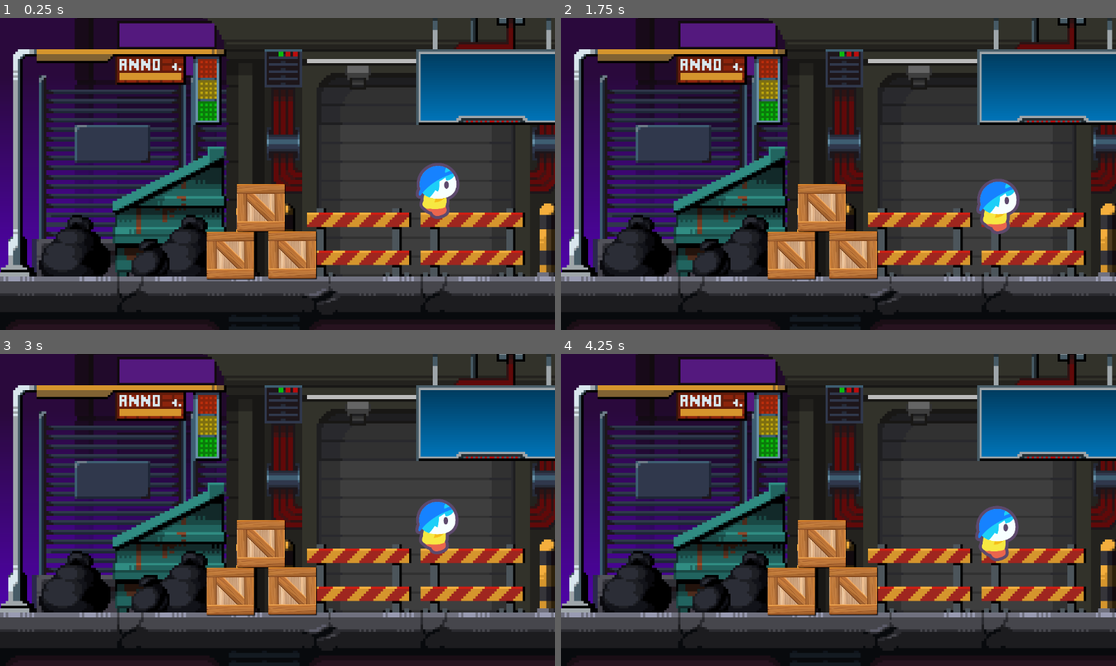
Above: before the commit, frames 1-4 (two rows, left to right).
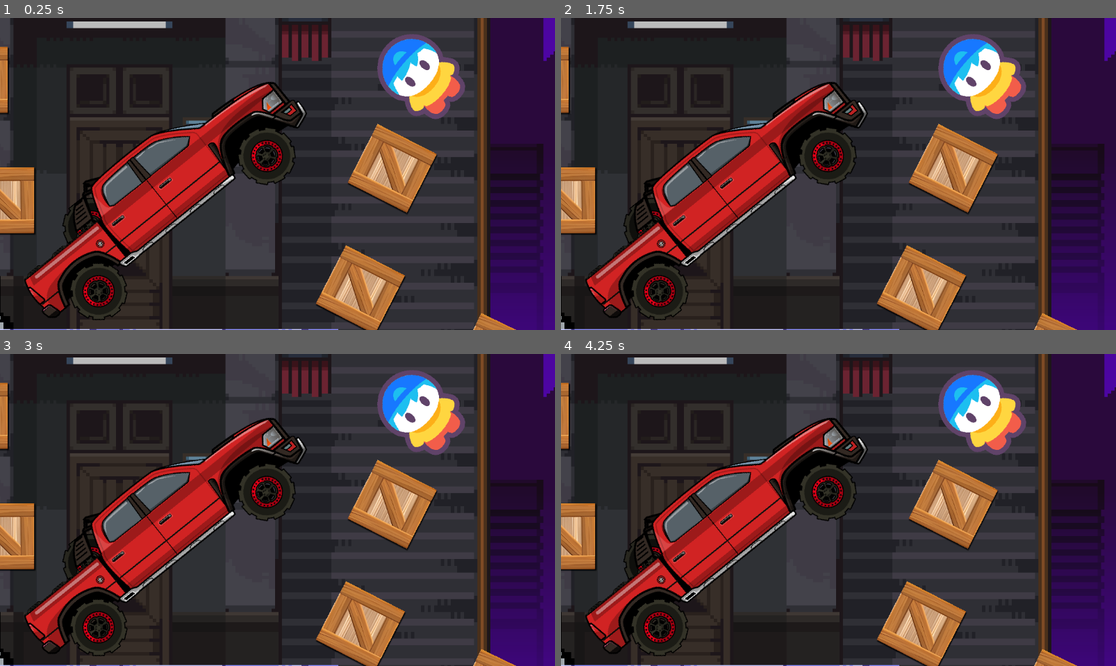
Above: after the commit, the same moments.

Repository: Divya-Darshan/GMEL
Game: Godot game, scene res://levels/menu.tscn
Two runs of this game, one before a commit and one after it. Both use one fixed random seed, a clock stepped at 60 frames per second and the inputs below. Before the commit the project starts from res://world.tscn.
Inputs:
- Up to frame 1 (0.25 s): no input
- Up to frame 2 (1.75 s): tap Enter (enter) at 0.5, 1.55 s; tap A (a) at 0.6 s; tap Space (jump) at 0.77, 1.07, 1.52 s; tap D (d) at 0.8, 1.35 s
- Up to frame 3 (3 s): tap Space (jump) at 1.82, 2.3, 2.85 s; hold Enter (enter) 2.03-2.78 s
- Up to frame 4 (4.25 s): tap Space (jump) at 3.02, 3.32, 3.77, 4.07 s; tap A (a) at 3.05, 3.6 s; tap D (d) at 3.8 s

The runs differ from the first frame. In frame 1, 75% of the frame differs, in the area x 0-100%, y 0-100%; in frame 2, 75%; in frame 3, 75%; in frame 4, 75%.

Commit message:
game done play test #1

Diff:
--- a/levels/level4.tscn
+++ b/levels/level4.tscn
@@ -218,7 +218,7 @@
 scale = Vector2(0.625, 0.625)
 
 [node name="box30" parent="." unique_id=127921794 instance=ExtResource("2_1jw75")]
-position = Vector2(3383.9998, 540)
+position = Vector2(3426.0002, 562)
 rotation = 0.0023366904
 scale = Vector2(0.625, 0.625)
 
--- /dev/null
+++ b/levels/menu.tscn
@@ -0,0 +1,189 @@
+[gd_scene format=3 uid="uid://cptsuehqrv3pn"]
+
+[ext_resource type="Texture2D" uid="uid://coahgarjvtnno" path="res://map/Social/MockUp-01.png" id="1_bvm7p"]
+[ext_resource type="PackedScene" uid="uid://cgoxenu3igl6p" path="res://ui/box/box.tscn" id="2_2fskk"]
+[ext_resource type="Texture2D" uid="uid://ba6wgwxasncml" path="res://ui/b_1.png" id="3_2fskk"]
+[ext_resource type="Texture2D" uid="uid://dobphfesplbq6" path="res://cars/Dodge Ram Rebel TRX/car-full.png" id="3_gbx6r"]
+[ext_resource type="FontFile" uid="uid://bxx18m043yqw7" path="res://Font/Web Open Font Format (.woff)/Kaph-Italic.woff" id="4_6nun2"]
+[ext_resource type="Texture2D" uid="uid://d3ykkx76kbk5i" path="res://ui/b_3.png" id="4_tbhb4"]
+[ext_resource type="Texture2D" uid="uid://dfg4plcknq4sa" path="res://char/idle-2_256.png" id="7_tbhb4"]
+
+[sub_resource type="WorldBoundaryShape2D" id="WorldBoundaryShape2D_sq0xk"]
+
+[sub_resource type="GDScript" id="GDScript_6nun2"]
+script/source = "extends TextureButton
+
+
+
+# Called when the node enters the scene tree for the first time.
+func _ready() -> void:
+	pass # Replace with function body.
+
+
+# Called every frame. 'delta' is the elapsed time since the previous frame.
+func _process(delta: float) -> void:
+	pass
+
+
+func _on_pressed() -> void:
+		get_tree().change_scene_to_file(\"res://world.tscn\")
+"
+
+[node name="menu" type="Node2D" unique_id=1854946313]
+
+[node name="Collusion" type="StaticBody2D" parent="." unique_id=1658366267]
+position = Vector2(1128.2206, -13.853027)
+scale = Vector2(1.7189797, 1.7189797)
+
+[node name="border_lerft" type="CollisionShape2D" parent="Collusion" unique_id=1896084424]
+position = Vector2(-963.72394, -32.423748)
+rotation = 1.5714304
+scale = Vector2(7.3193035, 7.3193035)
+shape = SubResource("WorldBoundaryShape2D_sq0xk")
+
+[node name="border_top" type="CollisionShape2D" parent="Collusion" unique_id=724519632]
+position = Vector2(-20.8667, -627.28735)
+rotation = -3.1322622
+scale = Vector2(7.3193035, 7.3193035)
+shape = SubResource("WorldBoundaryShape2D_sq0xk")
+
+[node name="border_bottom" type="CollisionShape2D" parent="Collusion" unique_id=443897363]
+position = Vector2(-52.327454, 632.4237)
+scale = Vector2(7.3193035, 7.3193035)
+shape = SubResource("WorldBoundaryShape2D_sq0xk")
+
+[node name="border_right" type="CollisionShape2D" parent="Collusion" unique_id=132935321]
+position = Vector2(962.1189, 19.903698)
+rotation = -1.5707964
+scale = Vector2(7.3193035, 7.3193035)
+shape = SubResource("WorldBoundaryShape2D_sq0xk")
+
+[node name="CollisionPolygon2D" type="CollisionPolygon2D" parent="Collusion" unique_id=1328738470]
+polygon = PackedVector2Array(-962.4398, 382.02246, -278.97272, 387.47992, -262.6003, 389.4061, -246.54895, 392.61636, -219.90369, 401.92615, -16.372406, 500.80255, -7.704651, 504.33386, 2.2471924, 504.33386, 19.903687, 504.97592, 961.15564, 512.3595, 961.7977, 634.99194, -965.65, 644.6228)
+
+[node name="CollisionPolygon2D3" type="CollisionPolygon2D" parent="Collusion" unique_id=419259345]
+position = Vector2(46.548954, 16.37239)
+polygon = PackedVector2Array(277.36758, -73.19423, 307.2231, -75.762436, 909.1492, -79.61476, 910.7544, 42.375595, 285.71426, 44.943817, 280.2568, 20.866776)
+one_way_collision = true
+
+[node name="MockUp01" type="Sprite2D" parent="." unique_id=1492813625]
+position = Vector2(1128.2206, -13.853027)
+scale = Vector2(1.7189797, 1.7189797)
+texture = ExtResource("1_bvm7p")
+
+[node name="Sprite2D" type="Sprite2D" parent="." unique_id=159261949]
+position = Vector2(5.220581, 652.147)
+scale = Vector2(0.5518394, 0.5518394)
+
+[node name="box4" parent="." unique_id=859864415 instance=ExtResource("2_2fskk")]
+position = Vector2(820, 301.99994)
+rotation = 0.47122544
+scale = Vector2(0.34489962, 0.34489962)
+
+[node name="box9" parent="." unique_id=627345946 instance=ExtResource("2_2fskk")]
+position = Vector2(-420, 374.00006)
+rotation = -0.0017960407
+scale = Vector2(0.34489962, 0.34489962)
+
+[node name="box6" parent="." unique_id=498315732 instance=ExtResource("2_2fskk")]
+position = Vector2(-52.000015, 117)
+scale = Vector2(0.34489962, 0.34489962)
+
+[node name="box5" parent="." unique_id=1669723729 instance=ExtResource("2_2fskk")]
+position = Vector2(2.9999847, 367)
+scale = Vector2(0.34489962, 0.34489962)
+
+[node name="box" parent="." unique_id=1589401929 instance=ExtResource("2_2fskk")]
+position = Vector2(1037.0001, 694)
+rotation = 0.45118168
+scale = Vector2(0.34489962, 0.34489962)
+
+[node name="box3" parent="." unique_id=1176833700 instance=ExtResource("2_2fskk")]
+position = Vector2(754, 554)
+rotation = 0.47592965
+scale = Vector2(0.34489962, 0.34489962)
+
+[node name="fade" type="ColorRect" parent="." unique_id=1552738385]
+visible = false
+offset_left = -4052.0
+offset_top = -4469.0
+offset_right = -4012.0
+offset_bottom = -4429.0
+scale = Vector2(245.67998, 191.03459)
+color = Color(0, 0, 0, 1)
+
+[node name="TextureButton" type="TextureButton" parent="." unique_id=1680083087]
+offset_left = 1333.0
+offset_top = 54.0
+offset_right = 2136.0
+offset_bottom = 426.0
+scale = Vector2(0.38164884, 0.38164884)
+texture_normal = ExtResource("3_2fskk")
+texture_pressed = ExtResource("4_tbhb4")
+script = SubResource("GDScript_6nun2")
+
+[node name="Label" type="Label" parent="TextureButton" unique_id=488819044]
+layout_mode = 0
+offset_left = 128.39035
+offset_top = 89.08711
+offset_right = 2056.3904
+offset_bottom = 460.0871
+theme_override_colors/font_color = Color(1, 1, 1, 1)
+theme_override_colors/font_shadow_color = Color(0, 0, 0, 1)
+theme_override_colors/font_outline_color = Color(0, 0, 0, 1)
+theme_override_constants/line_spacing = 3
+theme_override_constants/shadow_offset_x = -6
+theme_override_constants/shadow_offset_y = 1
+theme_override_constants/outline_size = 0
+theme_override_constants/shadow_outline_size = 1
+theme_override_fonts/font = ExtResource("4_6nun2")
+theme_override_font_sizes/font_size = 161
+text = "play"
+uppercase = true
+
+[node name="CarFull" type="Sprite2D" parent="." unique_id=1629767419]
+position = Vector2(337.99997, 372.99997)
+rotation = -0.67776316
+texture = ExtResource("3_gbx6r")
+
+[node name="Label2" type="Label" parent="." unique_id=869791407]
+offset_left = 1213.0
+offset_top = 328.0
+offset_right = 5418.0
+offset_bottom = 3099.0
+scale = Vector2(0.19871709, 0.19871709)
+theme_override_colors/font_color = Color(1, 1, 1, 1)
+theme_override_colors/font_shadow_color = Color(0, 0, 0, 1)
+theme_override_colors/font_outline_color = Color(0, 0, 0, 1)
+theme_override_constants/line_spacing = -8
+theme_override_constants/shadow_offset_x = 29
+theme_override_constants/shadow_offset_y = 1
+theme_override_constants/outline_size = 0
+theme_override_constants/shadow_outline_size = 1
+theme_override_fonts/font = ExtResource("4_6nun2")
+theme_override_font_sizes/font_size = 161
+text = "			Controls
+
+Player:
+A / D - Move left / right
+SPACE - Jump
+
+Car:
+ENTER - Enter / Exit car
+A / D - Drive
+SPACE - Jump
+
+note:
+Yes, the car can
+also jump :D "
+uppercase = true
+
+[node name="Idle2256" type="Sprite2D" parent="." unique_id=215711687]
+position = Vector2(872.00006, 120.00002)
+rotation = -0.85343176
+scale = Vector2(0.64120823, 0.64120823)
+texture = ExtResource("7_tbhb4")
+region_enabled = true
+region_rect = Rect2(0, 208, 256, 304)
+
+[connection signal="pressed" from="TextureButton" to="TextureButton" method="_on_pressed"]
--- a/project.godot
+++ b/project.godot
@@ -11,7 +11,7 @@
 [application]
 
 config/name="GMEL"
-run/main_scene="uid://bstqchy3h1m6o"
+run/main_scene="uid://cptsuehqrv3pn"
 config/features=PackedStringArray("4.6", "GL Compatibility")
 config/icon="res://icon.svg"
 
